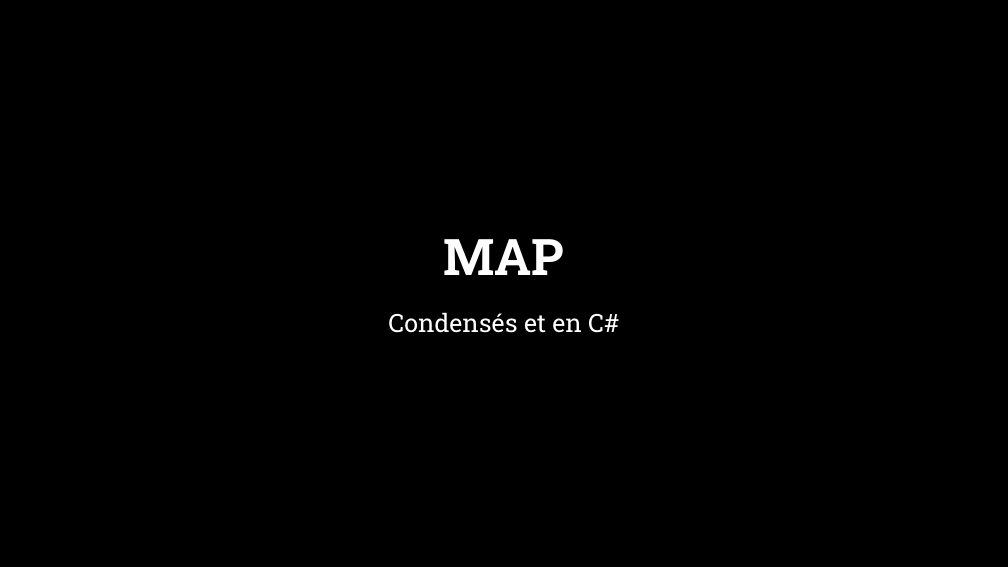
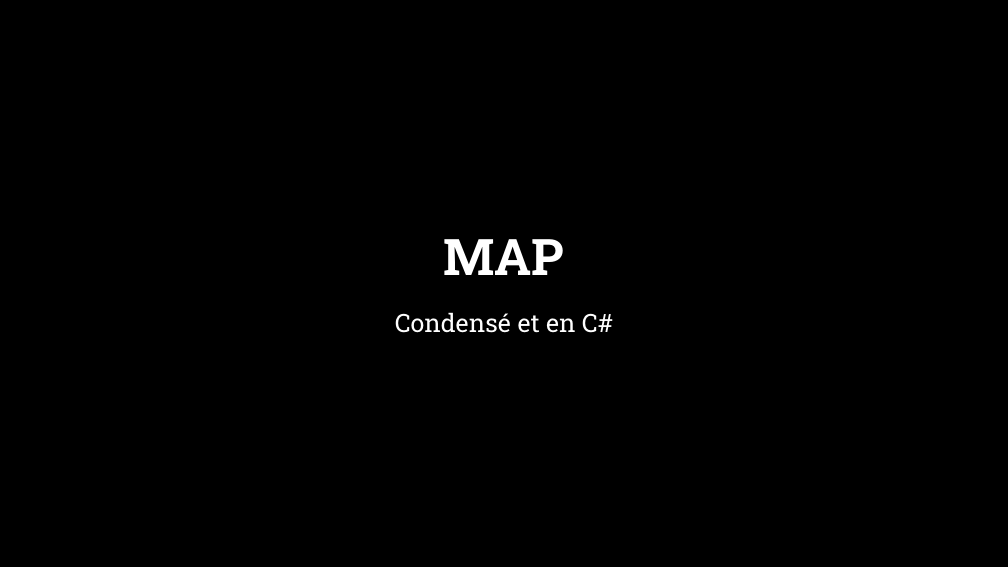
Before and after one commit to po77qxd/323-Programmation_fonctionnelle, a slide deck: slide 1 of supports/source/03-Map.pptx. Drawn at 1008x567 pixels with LibreOffice and Linux fonts; fonts in the diff are those of the drawing; background and template pictures are left out. Boxes give left, top, right and bottom in pixels: in the first picture for what was removed or moved away, otherwise in the second. Text is boxed around its words. In the diff, an @@ line names an element or a change of style, - is before the commit and + after.

```diff
--- a/supports/source/03-Map.pptx
+++ b/supports/source/03-Map.pptx
@@ subtitle at (395, 312, 613, 333): text changed @@
-Condensés et en C#
+Condensé et en C#
```
Also in this commit, not shown: 1 other file.
